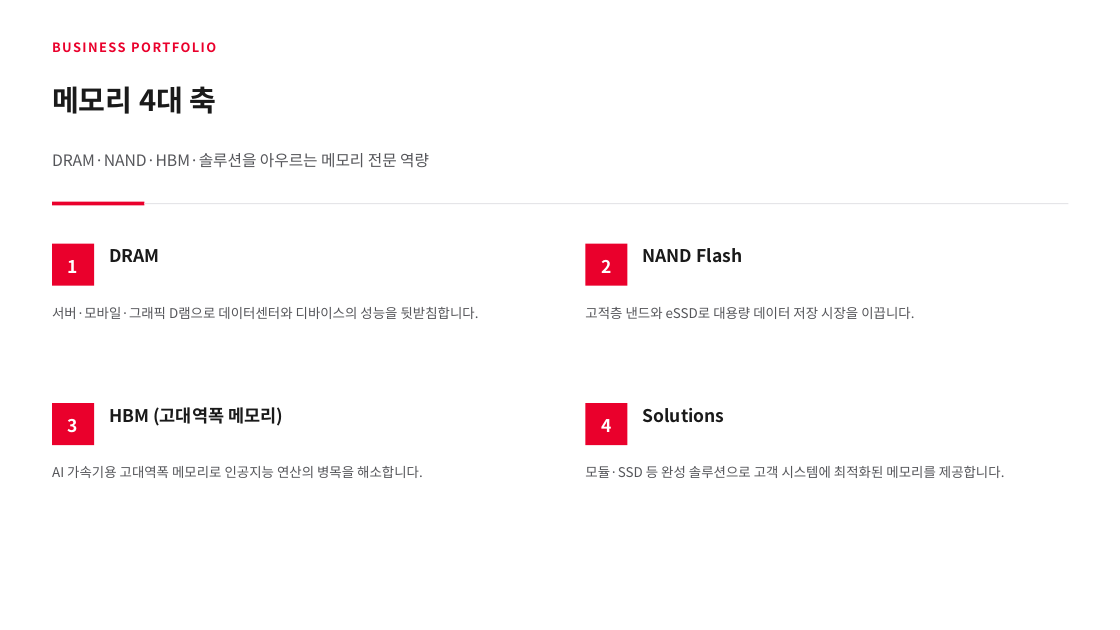
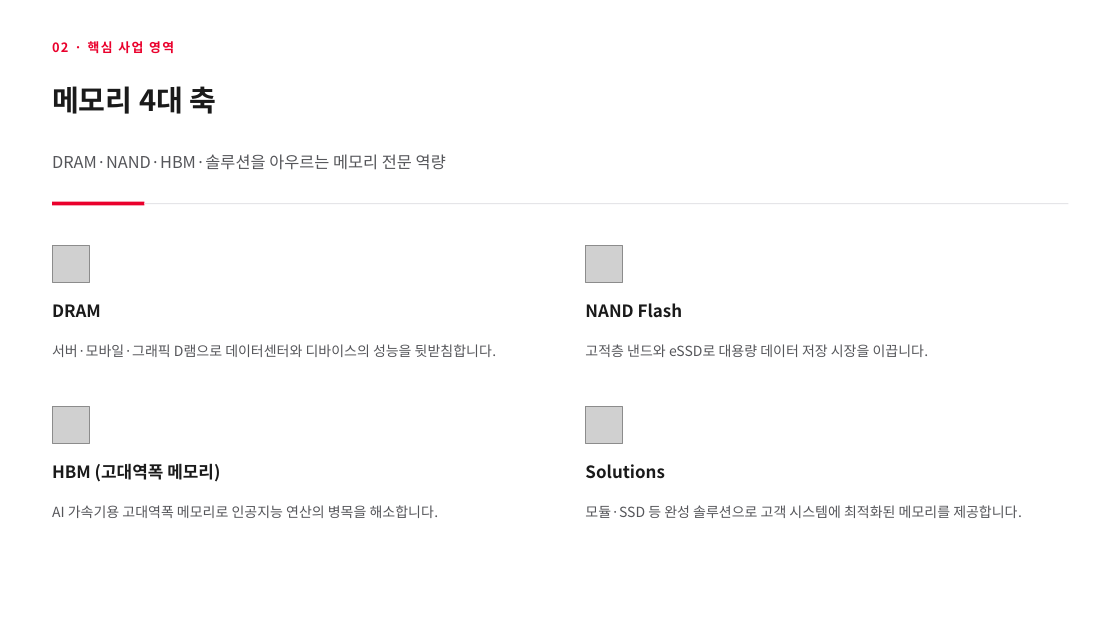
Before and after one commit to sylvanus4/kr-brand-decks, a slide deck: slide 6 of skills/deck-sk-hynix/examples/sk-hynix-6p.pptx (slide 4 before the commit). Drawn at 1120x630 pixels with LibreOffice and Linux fonts; fonts in the diff are those of the drawing; grey boxes stand for pictures. Boxes give left, top, right and bottom in pixels: in the first picture for what was removed or moved away, otherwise in the second. Text is boxed around its words. In the diff, an @@ line names an element or a change of style, - is before the commit and + after.

```diff
--- a/skills/deck-sk-hynix/examples/sk-hynix-6p.pptx
+++ b/skills/deck-sk-hynix/examples/sk-hynix-6p.pptx
@@ text at (52,41,174,53): text changed @@
-BUSINESS PORTFOLIO
+02 · 핵심 사업 영역
@@ text "DRAM·NAND·HBM·솔루션을 아우르는 메모리 전문 역량" at (52,154,446,170): size 13.5 to 14 pt @@
@@ rectangle removed at (52,244,94,286) @@
@@ picture added at (52,245,89,282) @@
@@ text removed at (68,260,78,273) @@
-1
@@ rectangle removed at (586,244,628,286) @@
@@ picture added at (586,245,623,282) @@
@@ text removed at (601,260,611,273) @@
-2
@@ text "DRAM": place and size @@
-text "DRAM" at (109,249,159,262)
+text "DRAM" at (52,304,101,317)
@@ text "NAND Flash": place and size @@
-text "NAND Flash" at (643,248,742,263)
+text "NAND Flash" at (585,303,682,318)
@@ text "서버·모바일·그래픽 D램으로 데이터센터와 디바이스의 성능을 ...": place and size @@
-text "서버·모바일·그래픽 D램으로 데이터센터와 디바이스의 성능을 ..." at (52,307,479,319)
+text "서버·모바일·그래픽 D램으로 데이터센터와 디바이스의 성능을 ..." at (52,344,496,357)
@@ text "고적층 낸드와 eSSD로 대용량 데이터 ...": place and size @@
-text "고적층 낸드와 eSSD로 대용량 데이터 ..." at (585,307,914,319)
+text "고적층 낸드와 eSSD로 대용량 데이터 ..." at (585,344,929,357)
@@ rectangle removed at (52,403,94,445) @@
@@ picture added at (52,406,89,443) @@
@@ text removed at (68,419,78,433) @@
-3
@@ rectangle removed at (586,403,628,445) @@
@@ picture added at (586,406,623,443) @@
@@ text removed at (601,419,611,432) @@
-4
@@ text "HBM (고대역폭 메모리)": place and size @@
-text "HBM (고대역폭 메모리)" at (109,407,283,426)
+text "HBM (고대역폭 메모리)" at (52,463,220,482)
@@ size 15 to 14.5 pt in 4 elements at (52,304,101,317), (585,303,682,318), (52,463,220,482), (585,464,664,479) @@
@@ text "Solutions": place and size @@
-text "Solutions" at (643,408,725,423)
+text "Solutions" at (585,464,664,479)
@@ text "AI 가속기용 고대역폭 메모리로 인공지능 ...": place and size @@
-text "AI 가속기용 고대역폭 메모리로 인공지능 ..." at (52,466,423,478)
+text "AI 가속기용 고대역폭 메모리로 인공지능 ..." at (52,505,439,518)
@@ size 11.5 to 12 pt; line spacing 1.35 to 1.4 in 4 elements at (52,344,496,357), (585,344,929,357), (52,505,439,518), (585,505,1022,518) @@
@@ text "모듈·SSD 등 완성 솔루션으로 고객 ...": place and size @@
-text "모듈·SSD 등 완성 솔루션으로 고객 ..." at (585,466,1005,478)
+text "모듈·SSD 등 완성 솔루션으로 고객 ..." at (585,505,1022,518)
```
Also in this commit, not shown: 3 other slides changed, 5 slides added, 14 other files.
